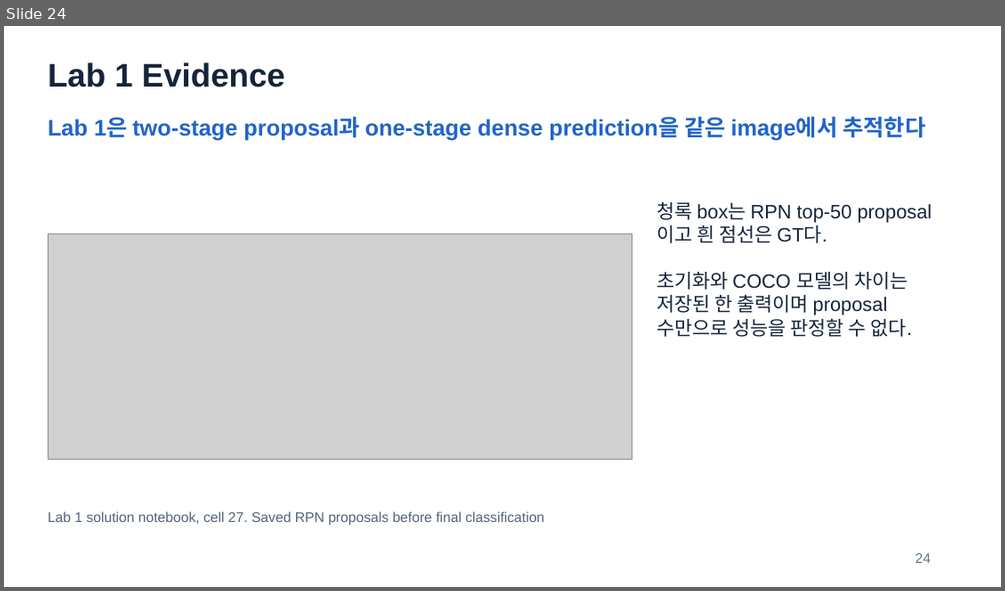
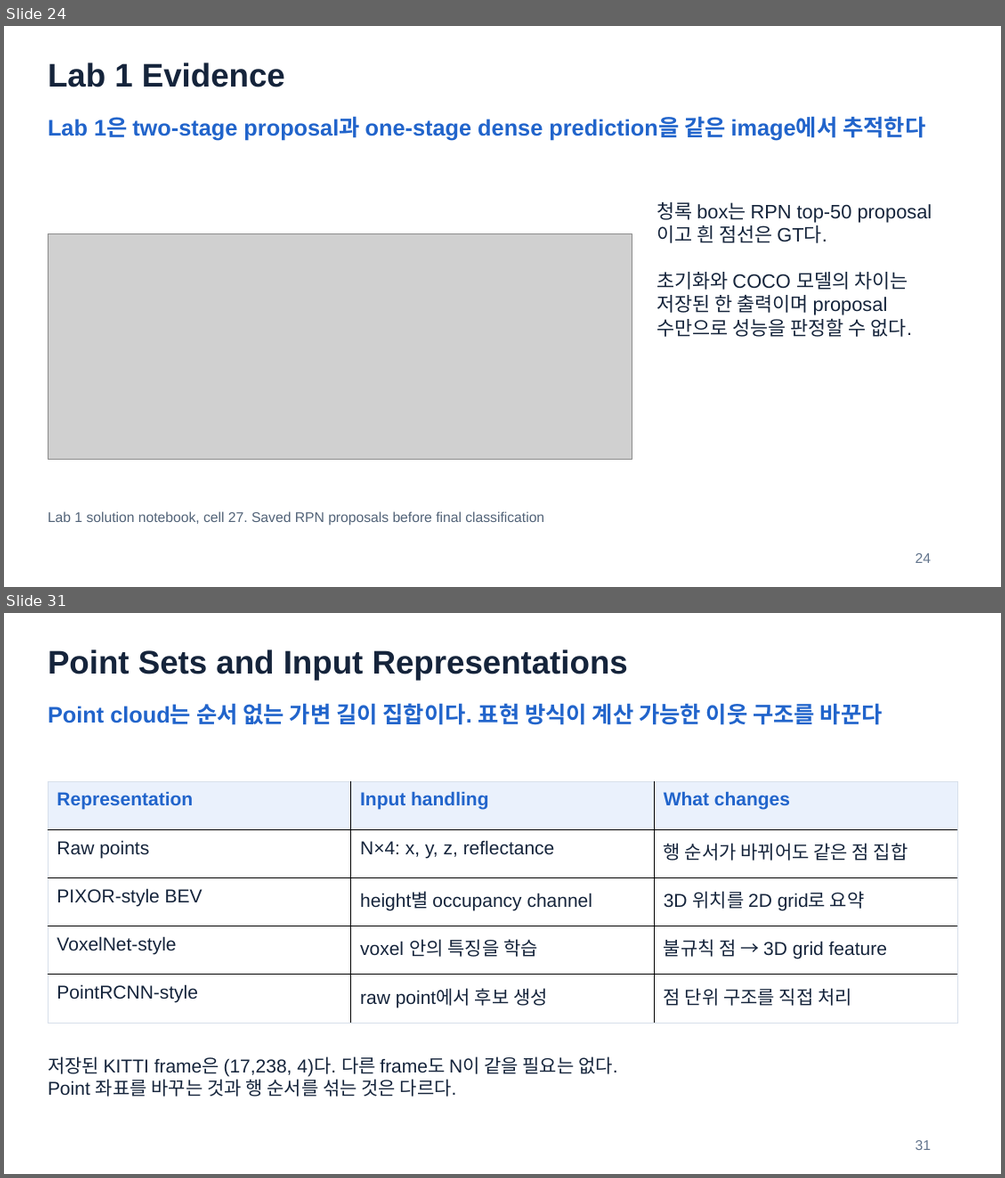
Before and after one commit to HyeonWooNa0861/HyeonWooNa0861.github.io, a slide deck: assets/presentations/study/autonomous-driving/adc-midterm-review-slides.pptx. Shown one above the other, each under a label of ours: slide 24 before the commit, slides 24 and 31 after it; the slides between them are not shown. The pictures are 1005x591 and 1005x1178 pixels, drawn with LibreOffice and Linux fonts; fonts in the diff are those of the drawing; grey boxes stand for pictures. Boxes give left, top, right and bottom in pixels: in the first picture for what was removed or moved away, otherwise in the second. Text is boxed around its words. In the diff, an @@ line names an element or a change of style, - is before the commit and + after.

```diff
--- a/assets/presentations/study/autonomous-driving/adc-midterm-review-slides.pptx
+++ b/assets/presentations/study/autonomous-driving/adc-midterm-review-slides.pptx
@@ slide 31 added at (x1=4, y1=613, x2=1001, y2=1174), background #FFFFFF @@
@@ text added at (x1=48, y1=649, x2=628, y2=680), 31.5 pt, text #15243B, bold @@
+Point Sets and Input Representations
@@ text added at (x1=48, y1=703, x2=882, y2=725), 21.8 pt, text #2164CB, bold @@
+Point cloud는 순서 없는 가변 길이 집합이다. 표현 방식이 계산 가능한 이웃 구조를 바꾼다
@@ table added at (x1=48, y1=781, x2=958, y2=1022), 5 rows, 3 columns @@
+Representation | Input handling | What changes
+Raw points | N×4: x, y, z, reflectance | 행 순서가 바뀌어도 같은 점 집합
+PIXOR-style BEV | height별 occupancy channel | 3D 위치를 2D grid로 요약
+VoxelNet-style | voxel 안의 특징을 학습 | 불규칙 점 → 3D grid feature
+PointRCNN-style | raw point에서 후보 생성 | 점 단위 구조를 직접 처리
@@ text added at (x1=48, y1=1056, x2=617, y2=1096), 18 pt, text #15243B @@
+저장된 KITTI frame은 (17,238, 4)다. 다른 frame도 N이 같을 필요는 없다.
+Point 좌표를 바꾸는 것과 행 순서를 섞는 것은 다르다.
@@ text added at (x1=915, y1=1140, x2=930, y2=1150), 13.5 pt, text #62748C @@
+31
```
Also in this commit, not shown: 2 slides changed, 10 other slides added, 2 other files.
